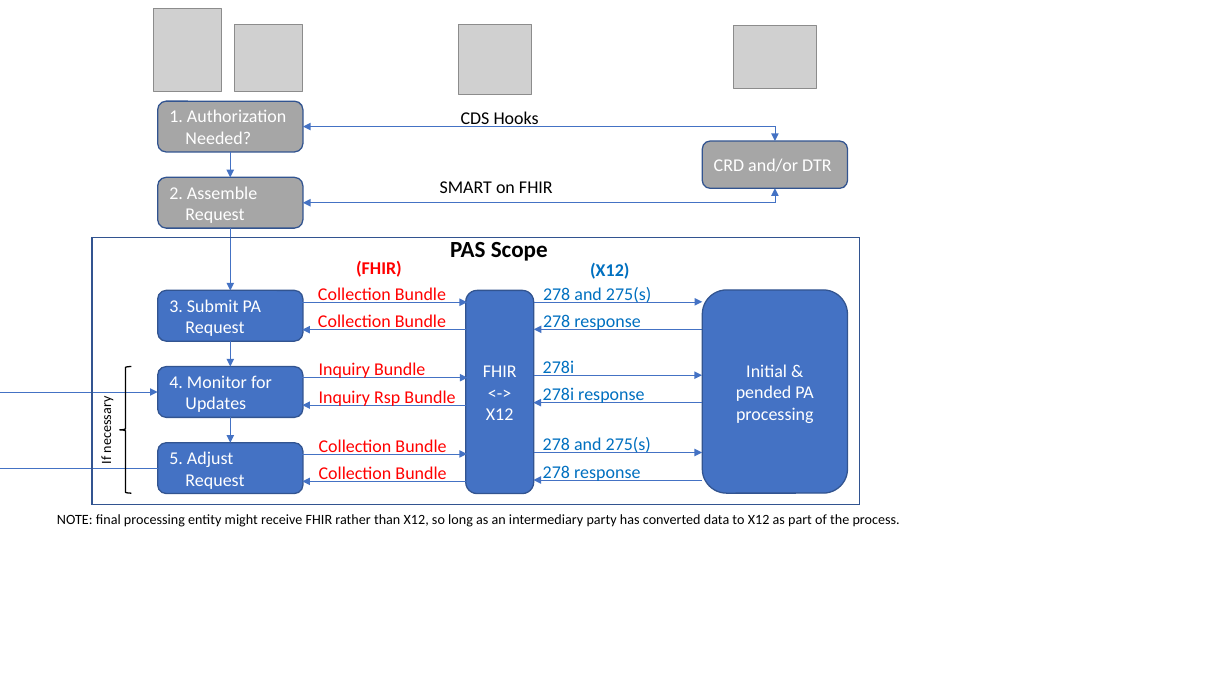
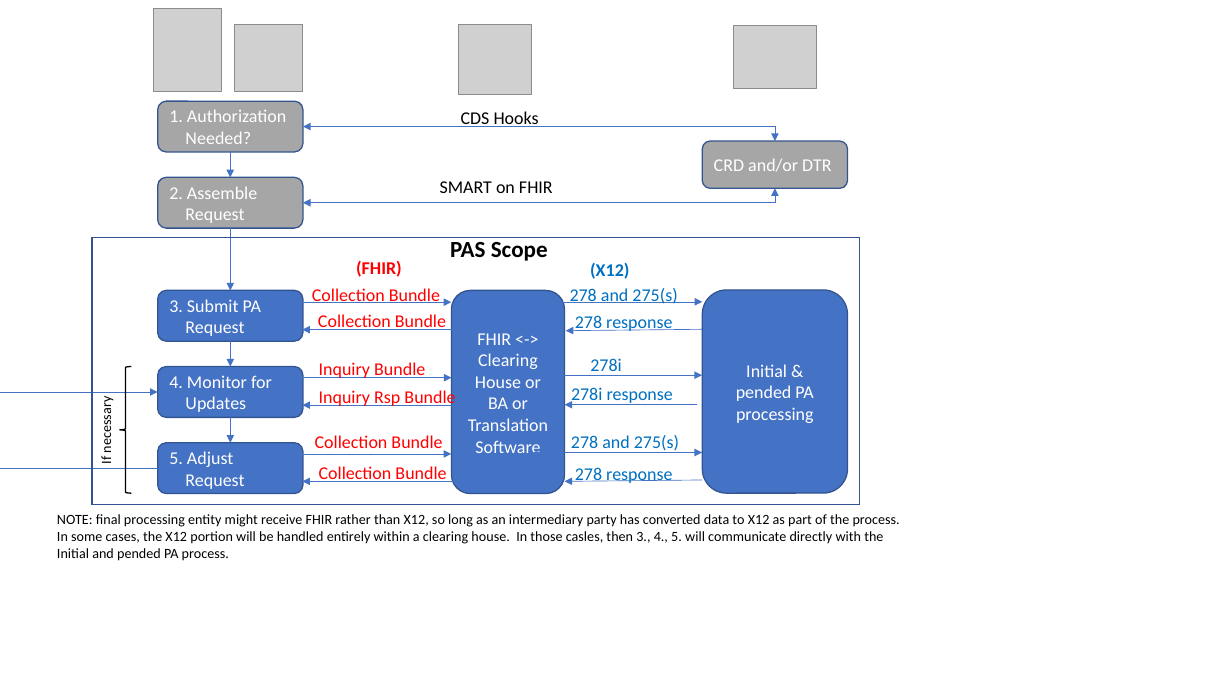
Before and after one commit to HL7/davinci-pas, a slide deck: slide 4 of images-source/drawings.pptx. Drawn at 1232x693 pixels with LibreOffice and Linux fonts; fonts in the diff are those of the drawing; grey boxes stand for pictures. Boxes give left, top, right and bottom in pixels: in the first picture for what was removed or moved away, otherwise in the second. Text is boxed around its words. In the diff, an @@ line names an element or a change of style, - is before the commit and + after.

```diff
--- a/images-source/drawings.pptx
+++ b/images-source/drawings.pptx
@@ text "Collection Bundle": place and size @@
-text "Collection Bundle" at box(318, 287, 446, 303)
+text "Collection Bundle" at box(312, 288, 440, 303)
@@ rounded rectangle "FHIR <-> Clearing House or ...": place and size @@
-rounded rectangle "FHIR <-> Clearing House or ..." at box(466, 290, 534, 494)
+rounded rectangle "FHIR <-> Clearing House or ..." at box(452, 290, 565, 494)
@@ text "278 and 275(s)": place and size @@
-text "278 and 275(s)" at box(543, 287, 651, 303)
+text "278 and 275(s)" at box(570, 288, 677, 304)
@@ arrow moved from (299, 302) - (468, 302) to (299, 302) - (451, 302) @@
@@ arrow moved from (702, 329) - (534, 329) to (702, 329) - (566, 331) @@
@@ text in rounded rectangle at box(468, 333, 548, 453): text changed @@
-FHIR <-> X12
+FHIR <-> Clearing House or BA or Translation Software
@@ text "278i": place and size @@
-text "278i" at box(543, 360, 574, 376)
+text "278i" at box(590, 358, 621, 376)
@@ arrow moved from (299, 378) - (468, 378) to (299, 378) - (452, 378) @@
@@ arrow moved from (702, 403) - (533, 403) to (698, 405) - (565, 405) @@
@@ text "Collection Bundle": place and size @@
-text "Collection Bundle" at box(319, 439, 446, 455)
+text "Collection Bundle" at box(315, 435, 442, 448)
@@ text "278 and 275(s)": place and size @@
-text "278 and 275(s)" at box(543, 437, 651, 453)
+text "278 and 275(s)" at box(571, 435, 679, 453)
@@ arrow moved from (299, 454) - (468, 454) to (299, 454) - (451, 454) @@
@@ 3 texts: place and size @@
-3 texts at box(543, 314, 644, 481)
+3 texts at box(571, 315, 673, 483)
@@ arrow moved from (702, 480) - (533, 480) to (702, 480) - (565, 482) @@
@@ text at box(57, 531, 883, 561): paragraphs added @@
+In some cases, the X12 portion will be handled entirely within a clearing house. In those casles, then 3., 4., 5. will communicate directly with the
+Initial and pended PA process.
```
Also in this commit, not shown: 7 other files.
